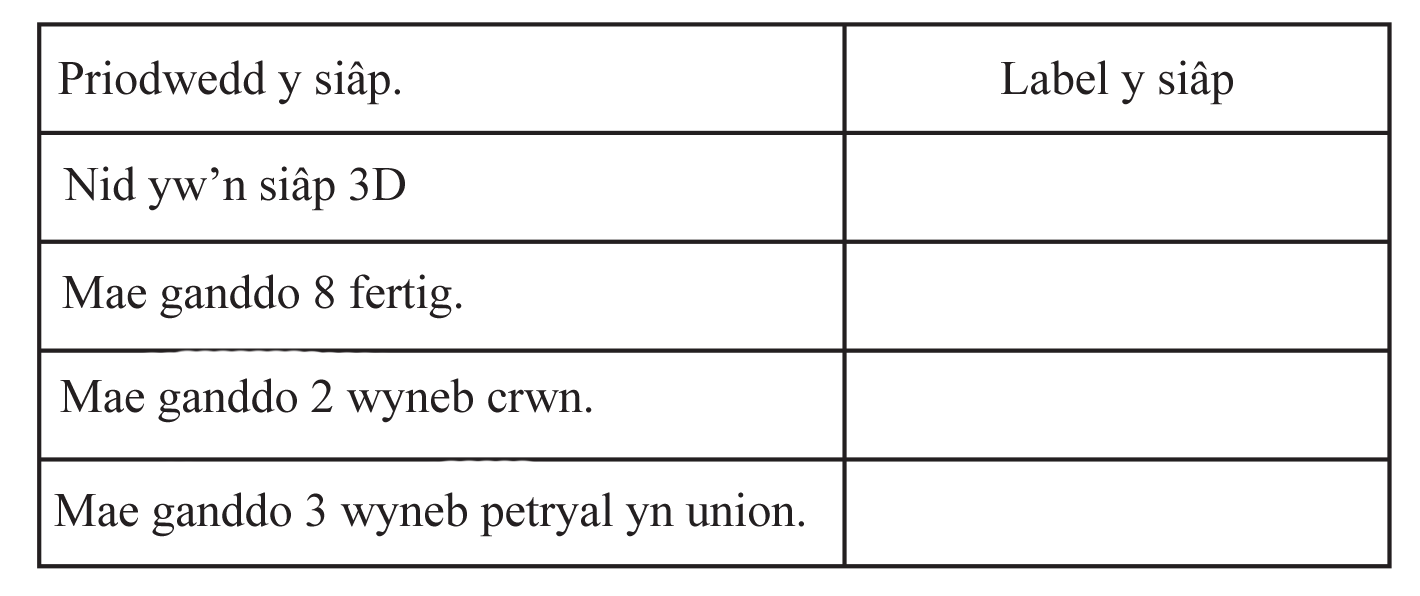
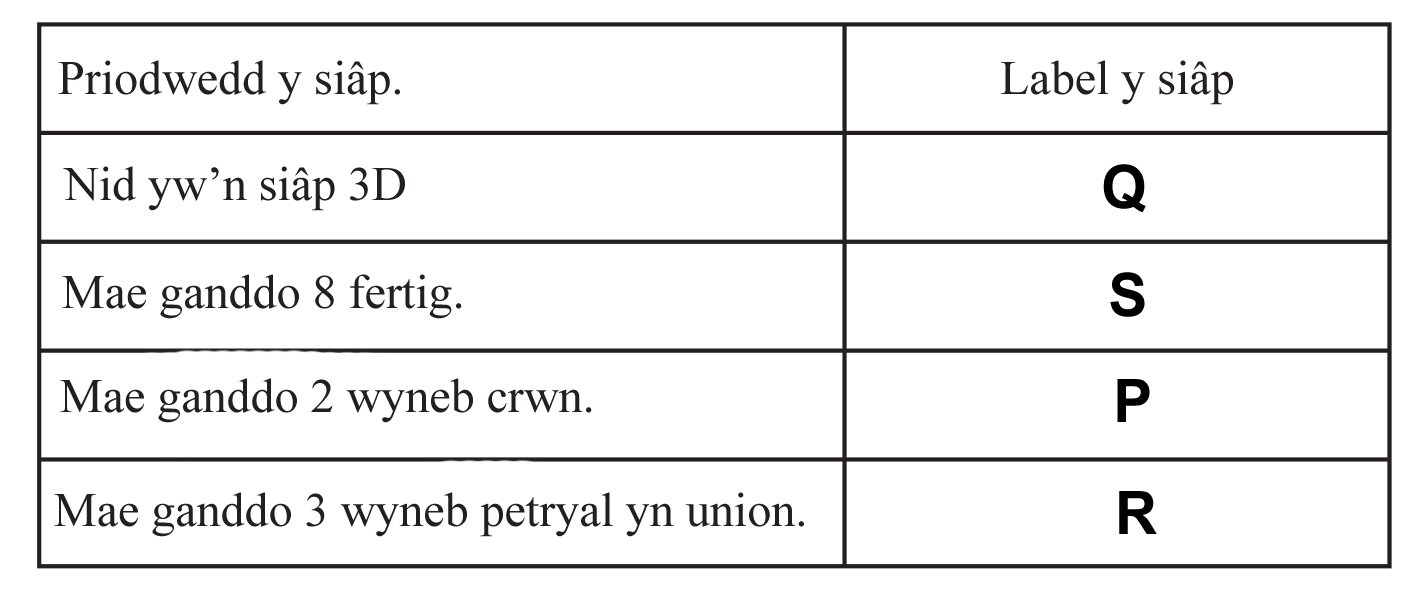
Two versions of the same layered image (1420x596). Layer-by-layer changes:
added layer "R" above "P" over [1119, 491, 1157, 534]
renamed "Mae ganddo 8 fertig." to "P", moved it above "S", painted on it over [1110, 274, 1150, 422]
renamed "Nid yw’n siâp 3D" to "S", moved it above "Layer 1", painted on it over [1103, 166, 1145, 317]
renamed "Priodwedd y siâp." to "Q", painted on it over [1103, 164, 1146, 213]
painted on "Layer 0" over [1103, 164, 1157, 534]
